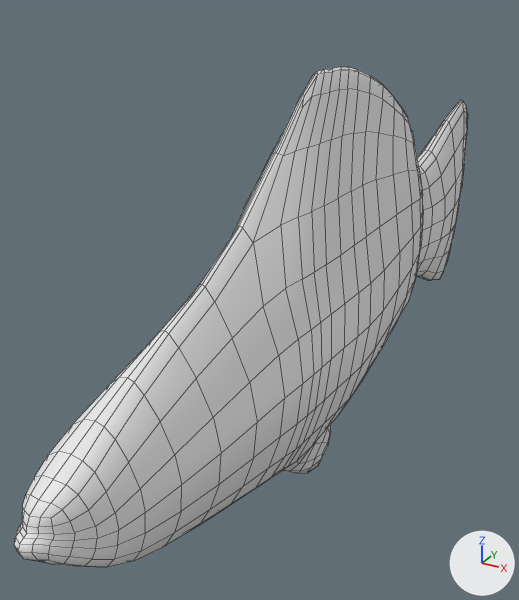
The FBX model Assets/RESOURCES/Models/Pez neon.fbx, before and after one commit.
Both versions are drawn from a 50 mm camera at (1.31, -3.38, 1.77) aimed at (-0.38, -0.32, 0.24). Every picture has the same lights, and +X, +Y and +Z are marked at lower right. Mesh edges are drawn as thin lines. Where no turn or scale is listed for an object, it has been applied to the vertices.
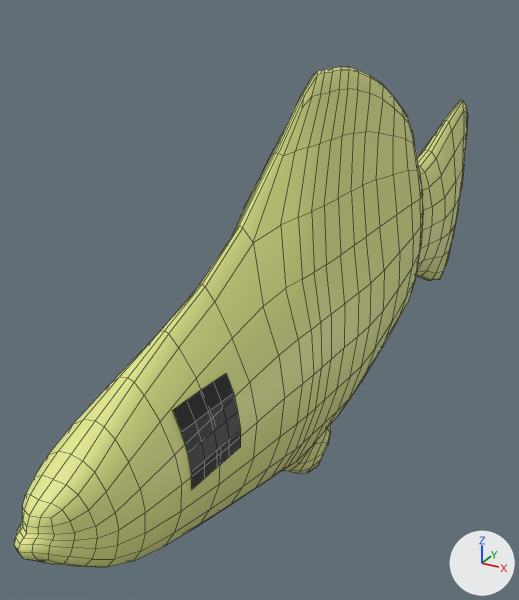
The newer file is also turned or shifted as a whole; pictures and numbers use the older file's frame.

What differs and where, as boxes [x1, y1, x2, y2] in the pictures (519 x 600 px):
'Cube', recoloured (white to yellow)
    both: [14, 67, 467, 567]
'Plane', added (black)
    after: [172, 374, 241, 489]

What changed in the scene script:
```text
Change mat_material:
    mat_material.base_color: (0.8, 0.8, 0.8) -> (0.749, 0.8, 0.257)  # white #e7e7e7 -> yellow #e0e78b
Add mat_material_002:
    mat_material_002 = principled_material('Material.002')
    mat_material_002.base_color = (0.0, 0.0, 0.0)  # black #000000
Add me_plane_002:
    me_plane_002.from_pydata(...)  # 50 vertices, 32 faces; spans x 0.047..0.465, y -0.143..0.143, z -0.143..0.143
    me_plane_002.materials.append(mat_material_002)  # black #000000
Add ob_plane:
    ob_plane = bpy.data.objects.new('Plane', me_plane_002)
    ob_plane.location = (-0.256, -1.666, 0.398)
```
